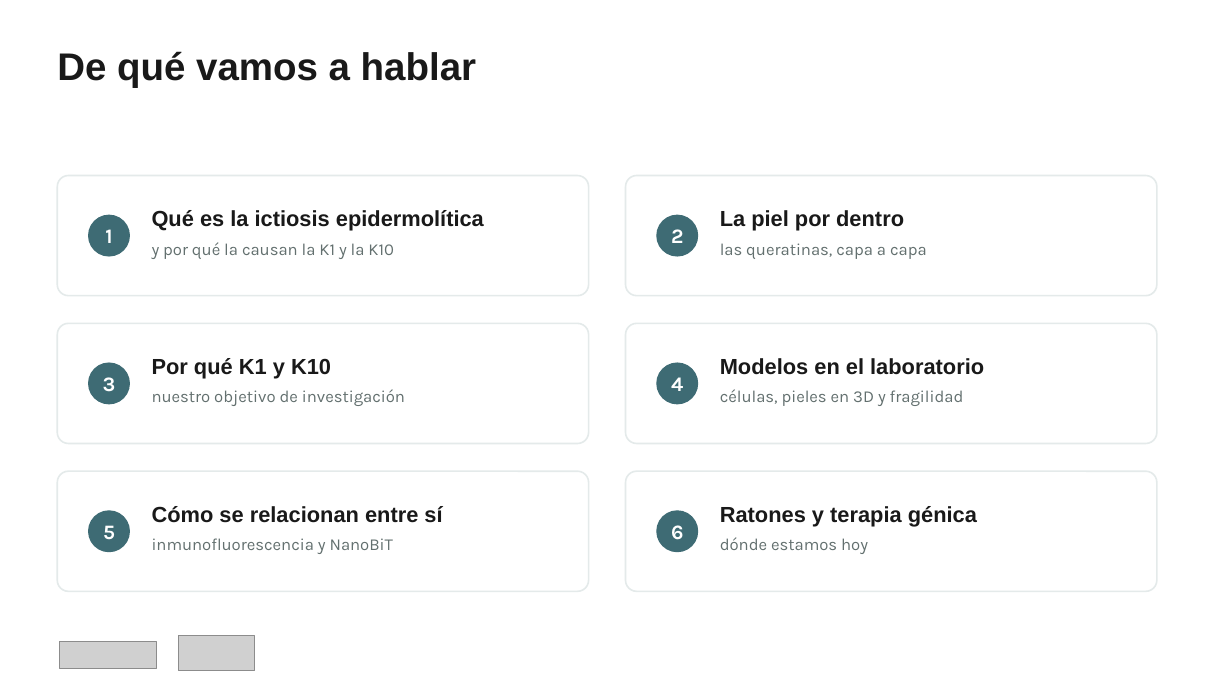
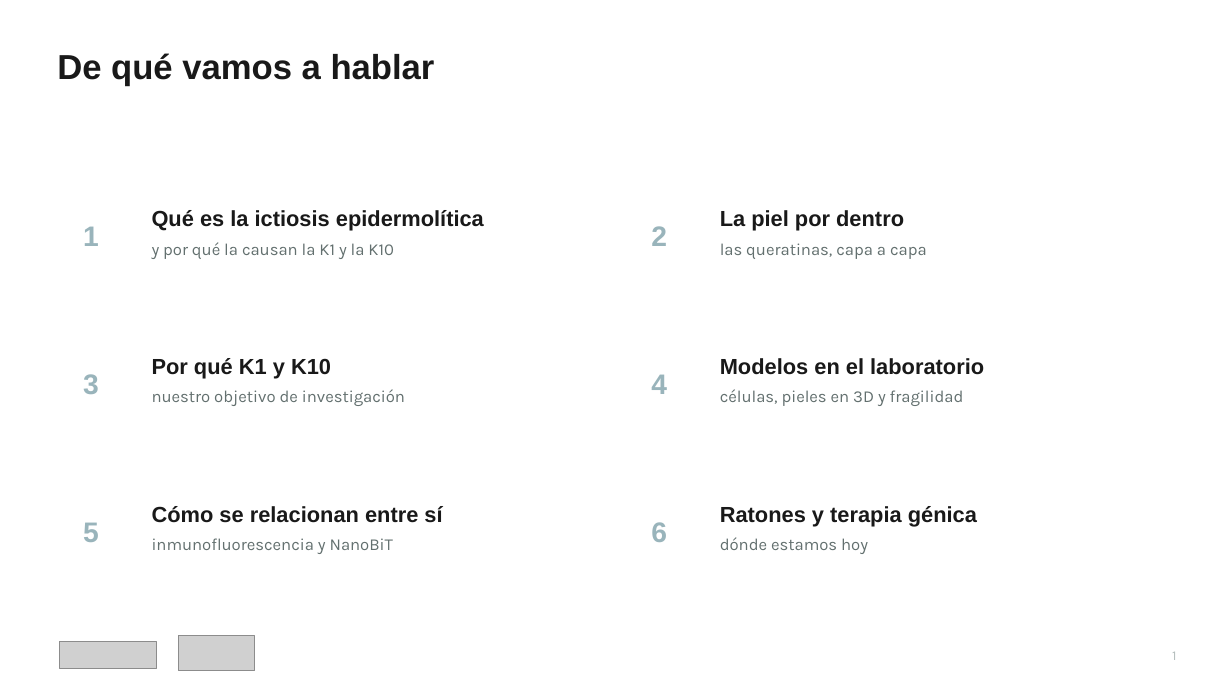
Before and after one commit to mariazubilase-wq/tesis, a slide deck: slide 2 of Ictiosis_epidermolitica_pacientes.pptx. Drawn at 1232x693 pixels with LibreOffice and Linux fonts; fonts in the diff are those of the drawing; grey boxes stand for pictures. Boxes give left, top, right and bottom in pixels: in the first picture for what was removed or moved away, otherwise in the second. Text is boxed around its words. In the diff, an @@ line names an element or a change of style, - is before the commit and + after.

```diff
--- a/Ictiosis_epidermolitica_pacientes.pptx
+++ b/Ictiosis_epidermolitica_pacientes.pptx
@@ text "De qué vamos a hablar" at (x1=57, y1=53, x2=435, y2=86): size 30 to 27 pt @@
@@ rounded rectangle removed at (x1=57, y1=176, x2=589, y2=296) @@
@@ rounded rectangle removed at (x1=626, y1=176, x2=1157, y2=296) @@
@@ ellipse removed at (x1=89, y1=215, x2=129, y2=256) @@
@@ ellipse removed at (x1=657, y1=215, x2=698, y2=256) @@
@@ rounded rectangle removed at (x1=57, y1=323, x2=589, y2=444) @@
@@ rounded rectangle removed at (x1=626, y1=323, x2=1157, y2=444) @@
@@ size 16 to 22 pt, font Karla to Arial, text colour #FFFFFF to #99B4BB; alignment centre to left in 6 elements at (x1=651, y1=522, x2=667, y2=542), (x1=651, y1=226, x2=667, y2=246), (x1=651, y1=374, x2=667, y2=394), (x1=83, y1=522, x2=99, y2=542), (x1=83, y1=226, x2=99, y2=246), (x1=83, y1=374, x2=99, y2=394) @@
@@ ellipse removed at (x1=89, y1=363, x2=129, y2=404) @@
@@ ellipse removed at (x1=657, y1=363, x2=698, y2=404) @@
@@ rounded rectangle removed at (x1=57, y1=471, x2=589, y2=592) @@
@@ rounded rectangle removed at (x1=626, y1=471, x2=1157, y2=592) @@
@@ ellipse removed at (x1=89, y1=511, x2=129, y2=552) @@
@@ ellipse removed at (x1=657, y1=511, x2=698, y2=552) @@
@@ text added at (x1=1172, y1=652, x2=1176, y2=660), 10.5 pt, text #B5BEBD @@
+1
```
Also in this commit, not shown: 25 other slides changed, 1 other file.
